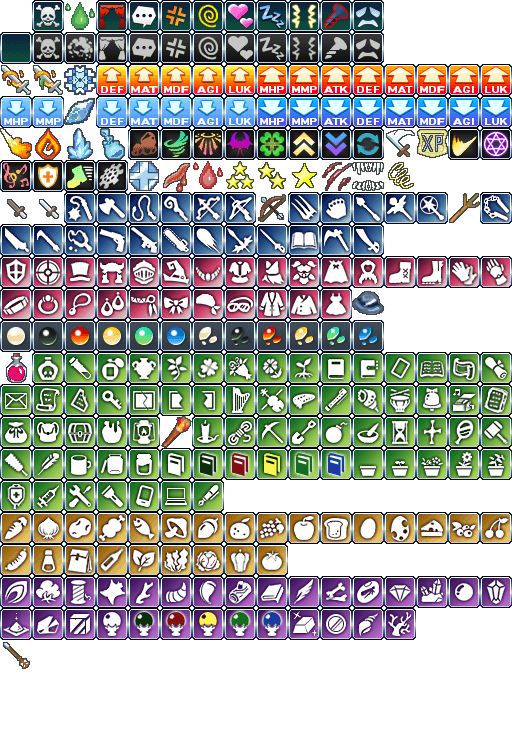
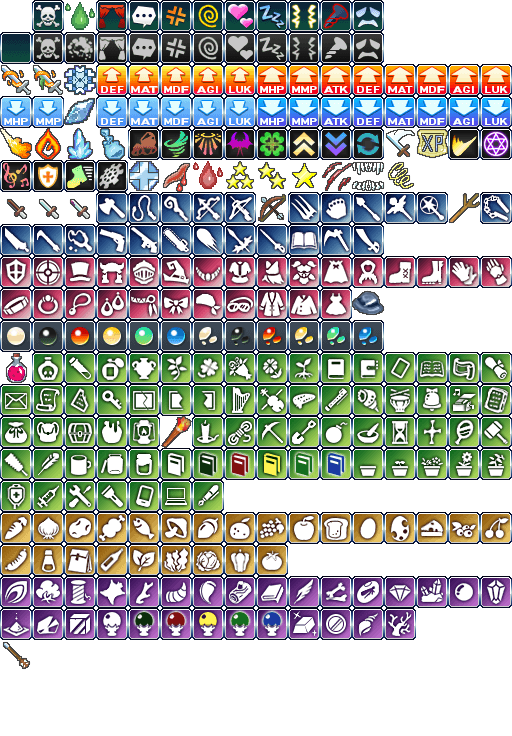
The second 512 x 736 image is a revision of the first. Changes to its layers:
added layer "Borf's Sword" above "Short Sword" over [71, 200, 89, 218]
painted on "Short Sword" over [40, 200, 58, 218]
painted on "Rusty Sword" over [8, 200, 26, 218]
painted on "Layer 1" over [64, 192, 96, 224]
